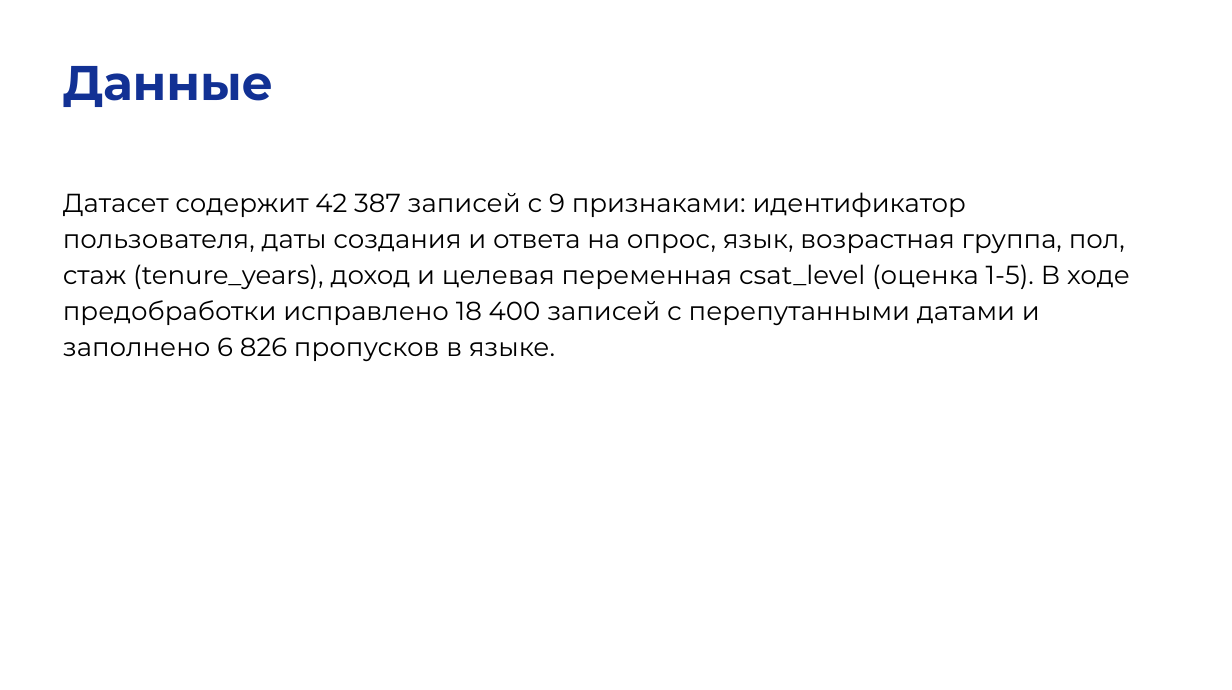
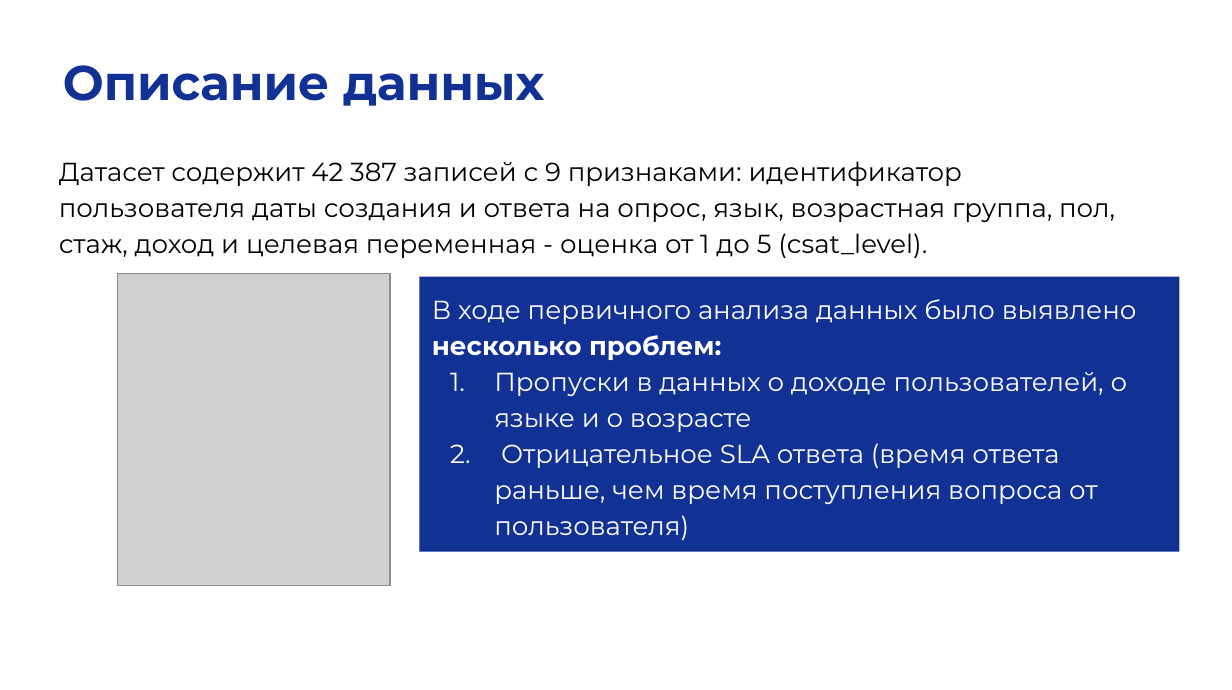
Before and after one commit to smirnoffmg/team-8-case-2, a slide deck: slide 4 of Презентация_CSAT_Команда8.pptx (slide 3 before the commit). Drawn at 1232x690 pixels with LibreOffice and Linux fonts; fonts in the diff are those of the drawing; grey boxes stand for pictures. Boxes give left, top, right and bottom in pixels: in the first picture for what was removed or moved away, otherwise in the second. Text is boxed around its words. In the diff, an @@ line names an element or a change of style, - is before the commit and + after.

```diff
--- a/Презентация_CSAT_Команда8.pptx
+++ b/Презентация_CSAT_Команда8.pptx
@@ text at (63, 65, 544, 106): text changed @@
-Данные
+Описание данных
@@ text at (59, 161, 1115, 258): text changed @@
-Датасет содержит 42 387 записей с 9 признаками: идентификатор пользователя, даты создания и ответа на опрос, язык, возрастная группа, пол, стаж (tenure_years), доход и целевая переменная csat_level (оценка 1-5). В ходе предобработки исправлено 18 400 записей с перепутанными датами и заполнено 6 826 пропусков в языке.
+Датасет содержит 42 387 записей с 9 признаками: идентификатор пользователя даты создания и ответа на опрос, язык, возрастная группа, пол, стаж, доход и целевая переменная - оценка от 1 до 5 (csat_level).
@@ picture added at (118, 273, 391, 586) @@
@@ rectangle added at (419, 277, 1179, 552), fill #123194, 15 pt, text #FFFFFF @@
+В ходе первичного анализа данных было выявлено несколько проблем:
+1. Пропуски в данных о доходе пользователей, о языке и о возрасте
+2. Отрицательное SLA ответа (время ответа раньше, чем время поступления вопроса от пользователя)
```
Also in this commit, not shown: 3 other slides changed, 12 slides added, 3 slides removed, 1 other file.
